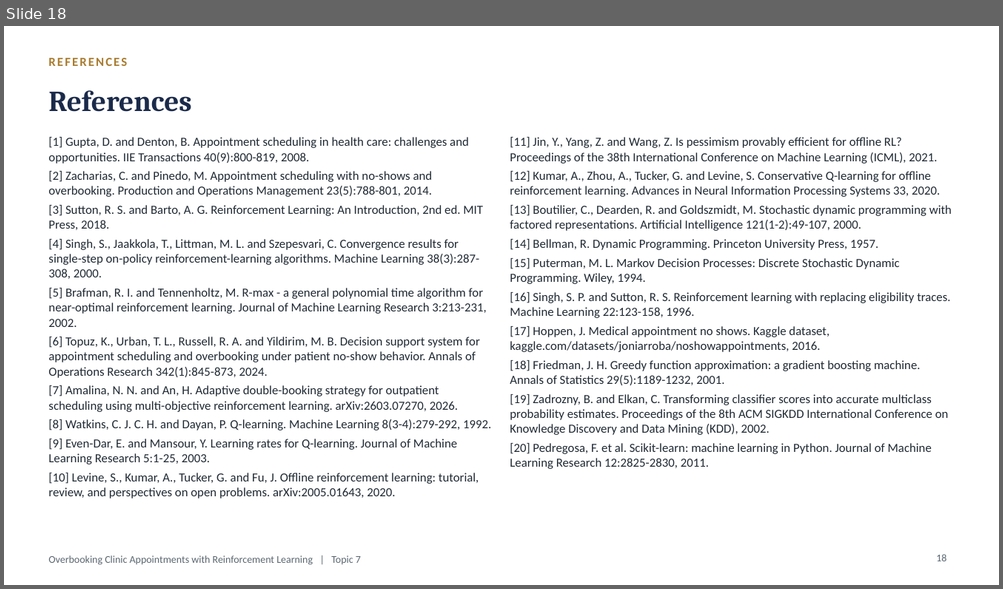
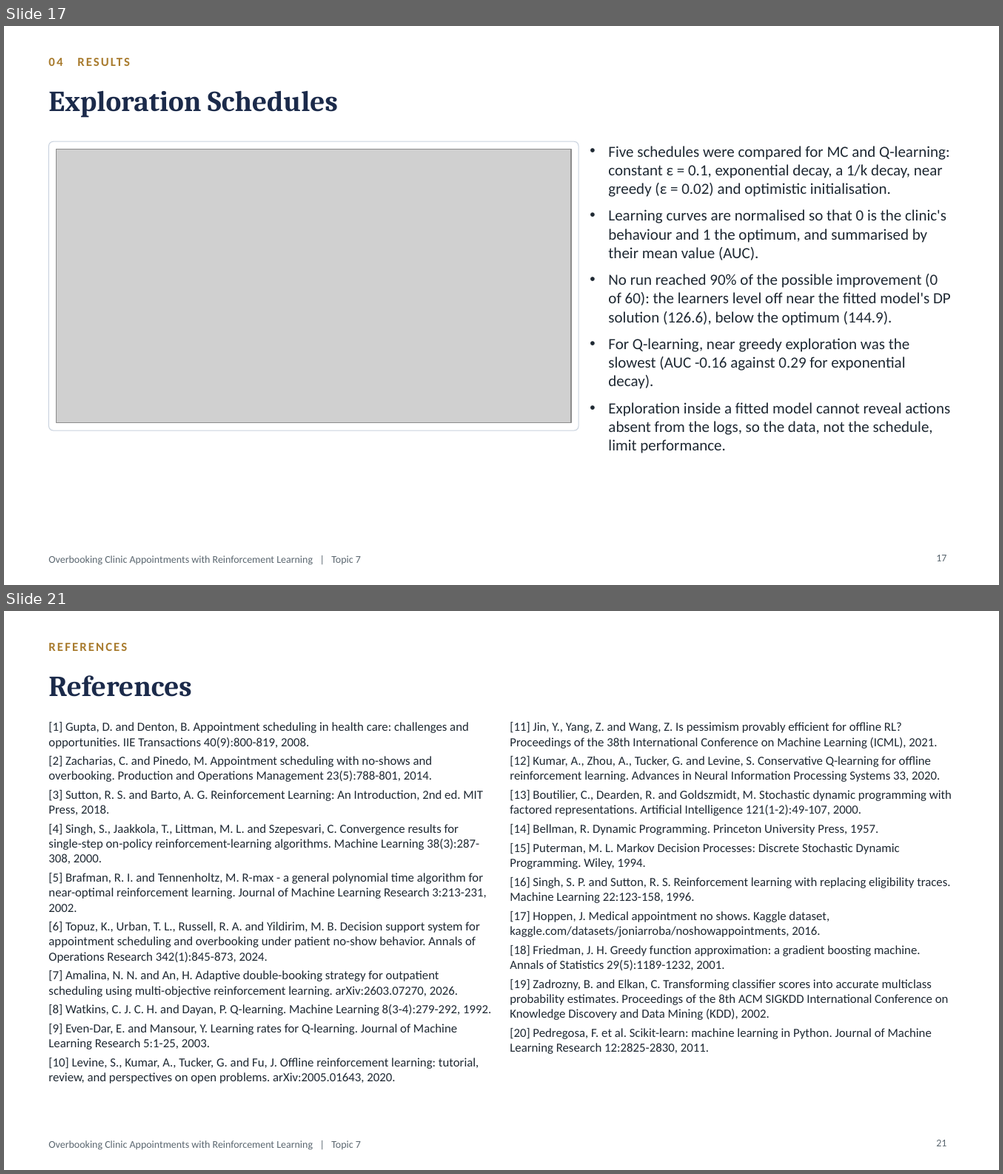
Before and after one commit to Nagasai-Datta/ml_lab, a slide deck: topic7/presentation/23BCE0757_THEORY_DA.pptx. Shown one above the other, each under a label of ours: slide 18 before the commit, slides 17 and 21 after it; the slides between them are not shown. The pictures are 1003x589 and 1003x1174 pixels, drawn with LibreOffice and Linux fonts; fonts in the diff are those of the drawing; grey boxes stand for pictures. Boxes give left, top, right and bottom in pixels: in the first picture for what was removed or moved away, otherwise in the second. Text is boxed around its words. In the diff, an @@ line names an element or a change of style, - is before the commit and + after.

Commit message:
Presentation: 21 slides, added related work, background and schedules, title 23BCE0757_THEORY_DA

```diff
--- a/topic7/presentation/23BCE0757_THEORY_DA.pptx
+++ b/topic7/presentation/23BCE0757_THEORY_DA.pptx
@@ slide 17 added at <box>4,26,999,585</box>, background #FFFFFF; not listed: 1 template element that a slide beside it also shows @@
@@ text added at <box>48,58,62,66</box>, 12 pt, text #A97C2F, bold @@
+04 RESULTS
@@ title added at <box>48,90,338,118</box>, 28 pt, text #1B2A4A, bold @@
+Exploration Schedules
@@ rounded rectangle added at <box>48,141,578,431</box>, fill #FFFFFF, outline #C9D2DE 0.75 pt @@
@@ picture added at <box>57,149,571,423</box> @@
@@ text added at <box>608,146,950,454</box>, 15 pt, text #1F2933 @@
+• Five schedules were compared for MC and Q-learning: constant ε = 0.1, exponential decay, a 1/k decay, near greedy (ε = 0.02) and optimistic initialisation.
+• Learning curves are normalised so that 0 is the clinic's behaviour and 1 the optimum, and summarised by their mean value (AUC).
+• No run reached 90% of the possible improvement (0 of 60): the learners level off near the fitted model's DP solution (126.6), below the optimum (144.9).
+• For Q-learning, near greedy exploration was the slowest (AUC -0.16 against 0.29 for exponential decay).
+• Exploration inside a fitted model cannot reveal actions absent from the logs, so the data, not the schedule, limit performance.
@@ page number added at <box>936,555,946,562</box>, 10 pt, text #5B6770 @@
+17
@@ what was slide 18 is now slide 21 @@
@@ page number at <box>936,1140,946,1147</box>: text changed @@
-18
+21
```
Also in this commit, not shown: 14 slides changed, 3 other slides added, 1 slide removed, 5 other files.
